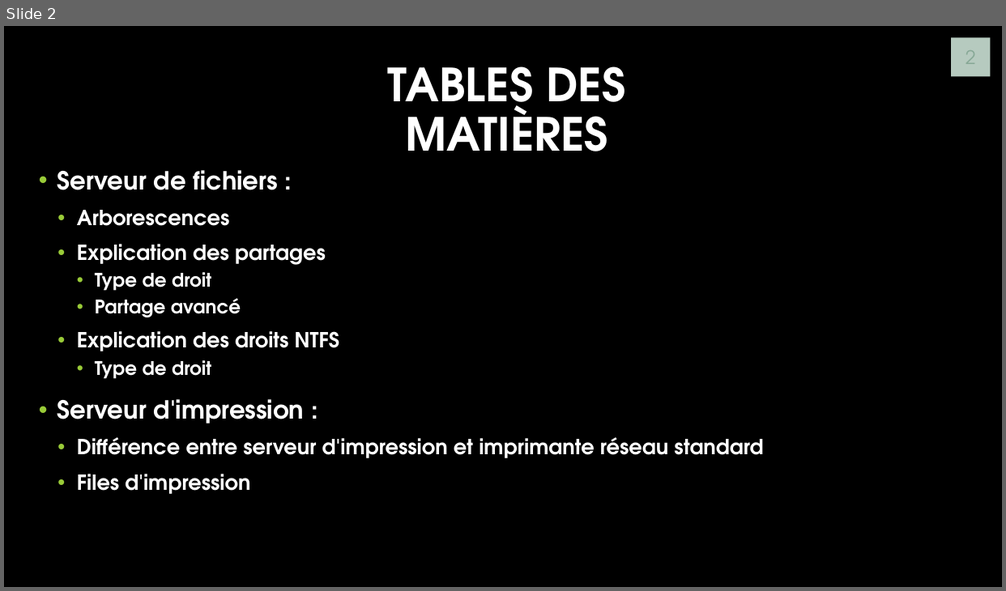
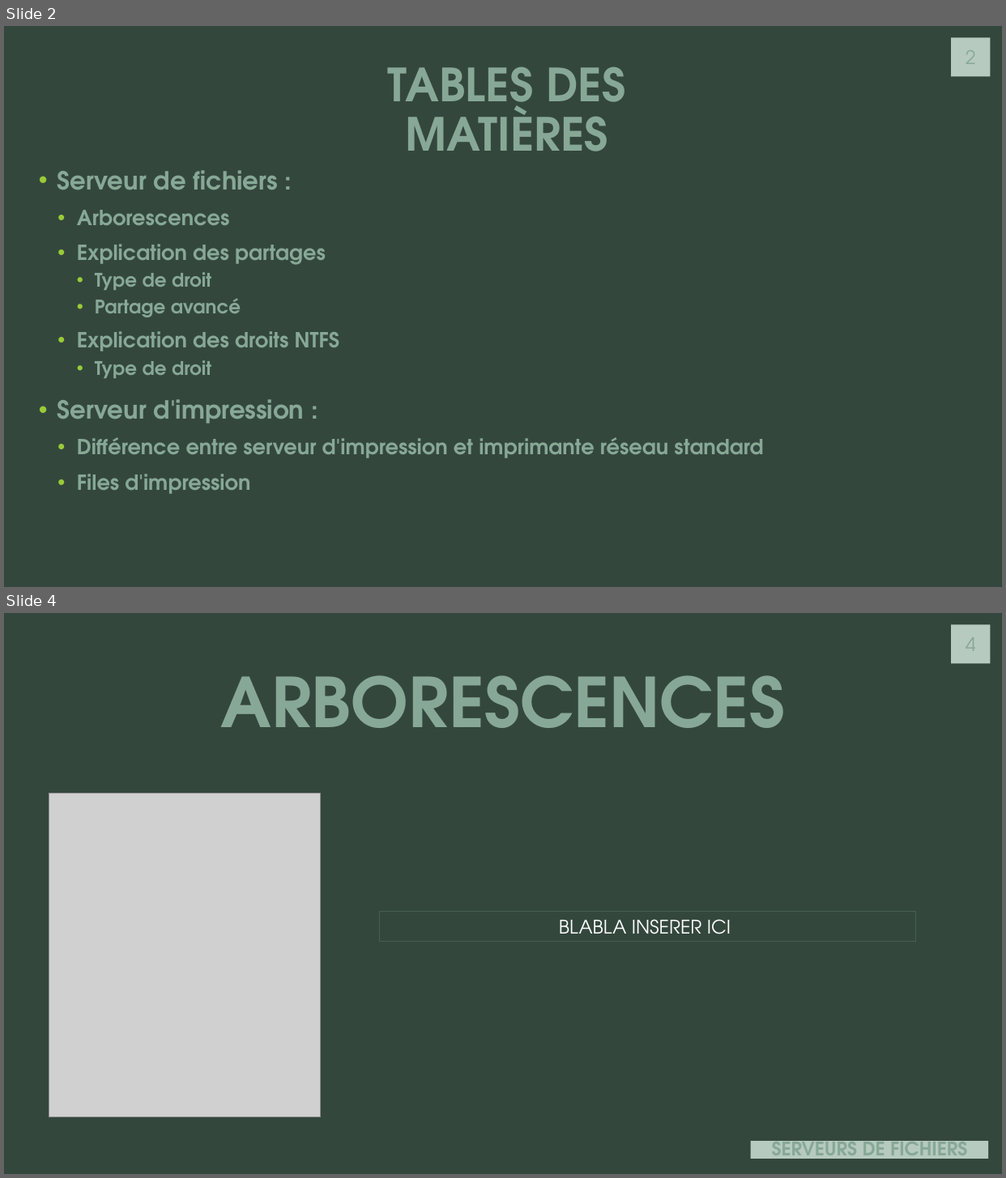
Before and after one commit to J0rg321/Serveur_Fichiers_ICT-123, a slide deck: SERVEUR ET FICHIERS D’IMPRESSION.pptx. Shown one above the other, each under a label of ours: slide 2 before the commit, slides 2 and 4 after it; the slides between them are not shown. The pictures are 1006x591 and 1006x1178 pixels, drawn with LibreOffice and Linux fonts; fonts in the diff are those of the drawing; grey boxes stand for pictures; background and template pictures are left out. Boxes give left, top, right and bottom in pixels: in the first picture for what was removed or moved away, otherwise in the second. Text is boxed around its words. In the diff, an @@ line names an element or a change of style, - is before the commit and + after.

```diff
--- a/SERVEUR ET FICHIERS D’IMPRESSION.pptx
+++ b/SERVEUR ET FICHIERS D’IMPRESSION.pptx
@@ slide 4 added at box(4, 613, 1002, 1174), background #34473D; not listed: 1 template element that a slide beside it also shows @@
@@ text added at box(221, 675, 785, 728), 66 pt, text #87A896, bold @@
+ARBORESCENCES
@@ picture added at box(49, 794, 320, 1118) @@
@@ rectangle added at box(379, 912, 916, 942), outline #455F51 0.75 pt, 18 pt, text #FFFFFF @@
+BLABLA INSERER ICI
@@ title added at box(750, 1142, 988, 1160), fill #B6CABF, 18 pt, text #87A896, bold @@
+SERVEURS DE FICHIERS
@@ slide 2 changed as well @@
@@ background picture (left out) to #34473D @@
@@ title "TABLES DES MATIÈRES" at box(388, 66, 625, 152): text colour #FFFFFF to #87A896 @@
@@ text "Serveur de fichiers :" at box(57, 170, 763, 494): text colour #FFFFFF to #87A896 @@
```
Also in this commit, not shown: 1 other slide changed, 5 other slides added, 3 slides removed.
